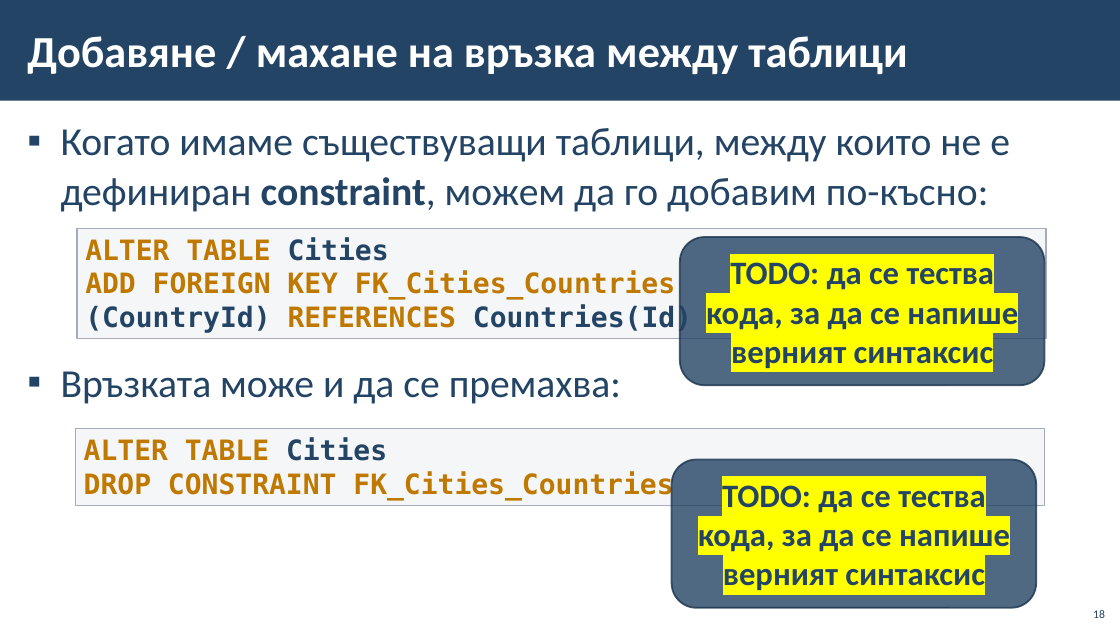
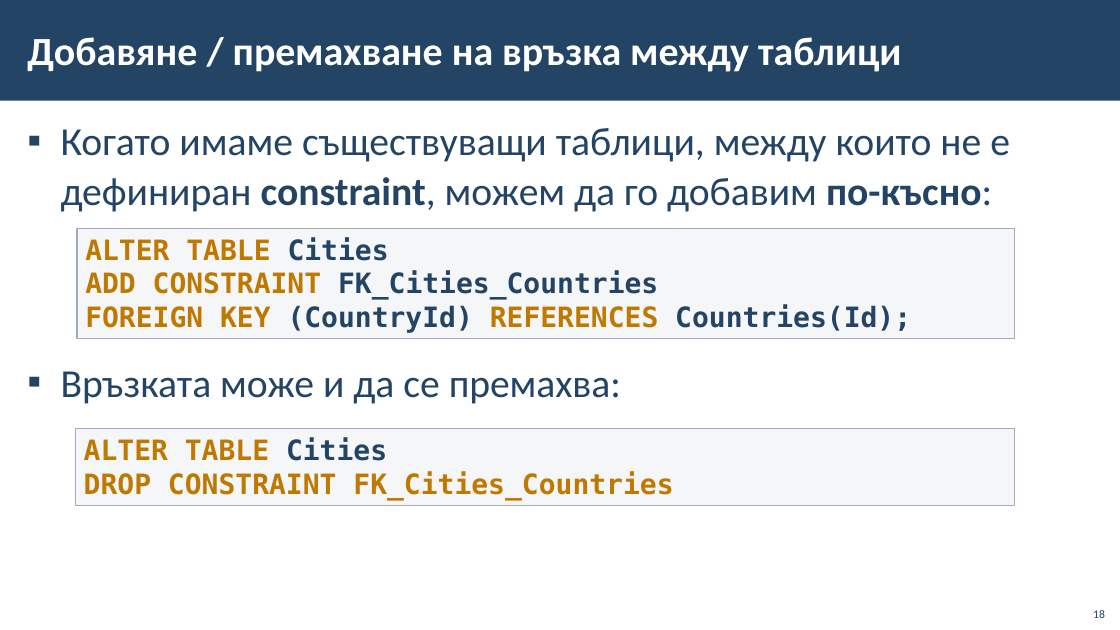
Before and after one commit to BG-IT-Edu/School-Programming, a slide deck: slide 18 of Courses/Software-Sciences/Module-3-Databases-New/07-Modeling-Databases/06-Modeling-Databases.pptx. Drawn at 1120x630 pixels with LibreOffice and Linux fonts; fonts in the diff are those of the drawing; background and template pictures are left out. Boxes give left, top, right and bottom in pixels: in the first picture for what was removed or moved away, otherwise in the second. Text is boxed around its words. In the diff, an @@ line names an element or a change of style, - is before the commit and + after.

```diff
--- a/Courses/Software-Sciences/Module-3-Databases-New/07-Modeling-Databases/06-Modeling-Databases.pptx
+++ b/Courses/Software-Sciences/Module-3-Databases-New/07-Modeling-Databases/06-Modeling-Databases.pptx
@@ title at (27, 37, 902, 72): text changed; size 38 to 34.2 pt @@
-Добавяне / махане на връзка между таблици
+Добавяне / премахване на връзка между таблици
@@ text at (61, 128, 1010, 212): bold on in "по-късно:" @@
@@ rectangle "ALTER TABLE Cities": place and size @@
-rectangle "ALTER TABLE Cities" at (77, 229, 1047, 339)
+rectangle "ALTER TABLE Cities" at (77, 229, 1015, 339)
@@ text in rectangle at (85, 237, 911, 333): text changed; text colour #BF7800 to #234465 @@
-ALTER TABLE Cities
-ADD FOREIGN KEY FK_Cities_Countries
-(CountryId) REFERENCES Countries(Id)
+ALTER TABLE Cities
+ADD CONSTRAINT FK_Cities_Countries
+FOREIGN KEY (CountryId) REFERENCES Countries(Id);
@@ rounded rectangle removed at (680, 237, 1044, 385) @@
-TODO: да се тества кода, за да се напише верният синтаксис
@@ rectangle "ALTER TABLE Cities DROP CONSTRAINT ...": place and size @@
-rectangle "ALTER TABLE Cities DROP CONSTRAINT ..." at (76, 429, 1045, 505)
+rectangle "ALTER TABLE Cities DROP CONSTRAINT ..." at (76, 429, 1015, 505)
@@ rounded rectangle removed at (672, 460, 1037, 607) @@
-TODO: да се тества кода, за да се напише верният синтаксис
```
Also in this commit, not shown: 4 other slides changed.
